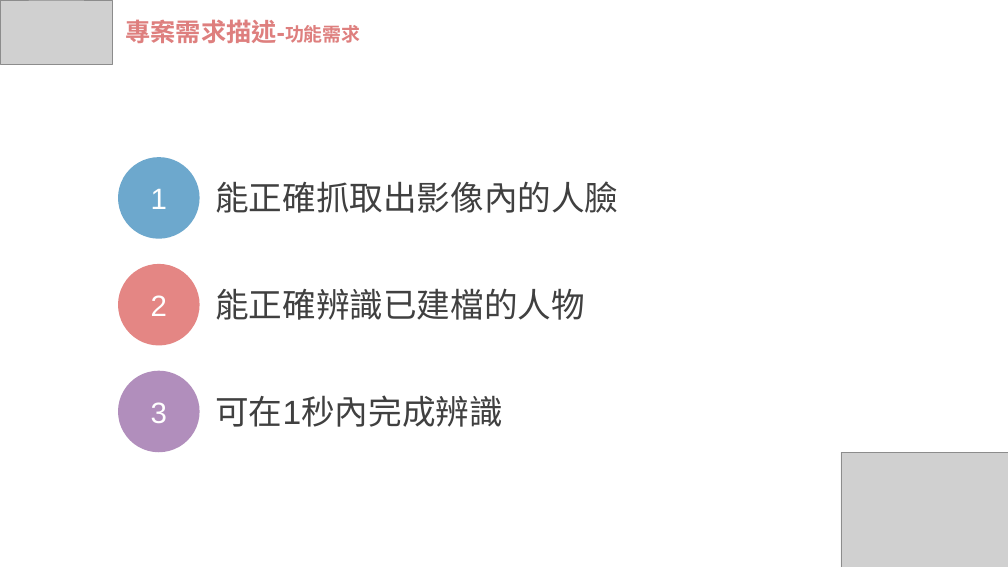
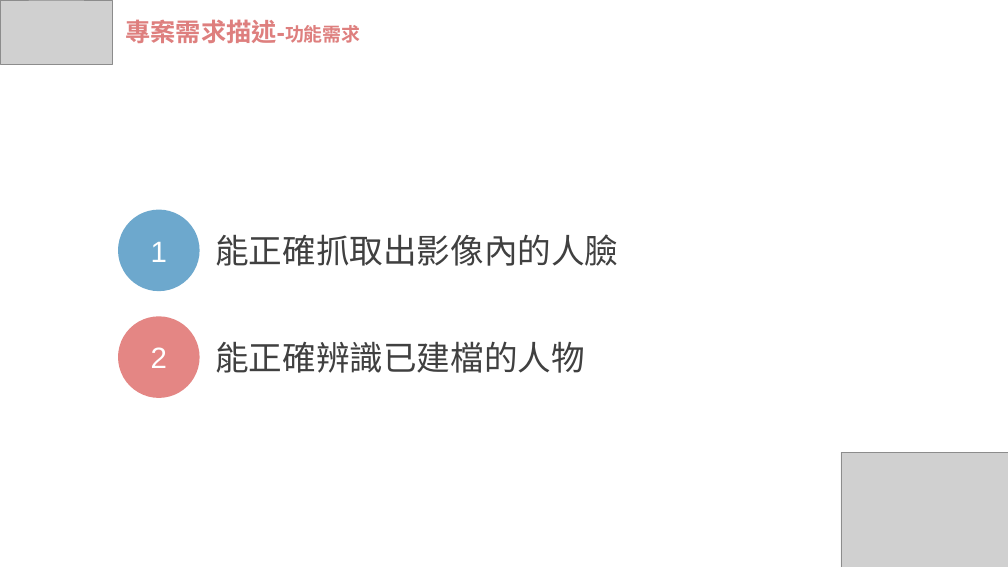
Before and after one commit to wasteee/Embedded-Image-Processing-final, a slide deck: slide 3 of IP_FRS.pptx. Drawn at 1008x567 pixels with LibreOffice and Linux fonts; fonts in the diff are those of the drawing; grey boxes stand for pictures. Boxes give left, top, right and bottom in pixels: in the first picture for what was removed or moved away, otherwise in the second. Text is boxed around its words. In the diff, an @@ line names an element or a change of style, - is before the commit and + after.

```diff
--- a/IP_FRS.pptx
+++ b/IP_FRS.pptx
@@ text "能正確抓取出影像內的人臉" moved from (x1=215, y1=181, x2=618, y2=213) to (x1=215, y1=234, x2=618, y2=266) @@
@@ 2 ellipses, 1 text moved together from (x1=118, y1=157, x2=585, y2=346) to (x1=118, y1=209, x2=585, y2=398) @@
@@ ellipse removed at (x1=118, y1=371, x2=200, y2=452) @@
-3
@@ text removed at (x1=215, y1=395, x2=503, y2=427) @@
-可在1秒內完成辨識
```
Also in this commit, not shown: 4 other slides changed, 1 slide removed.
